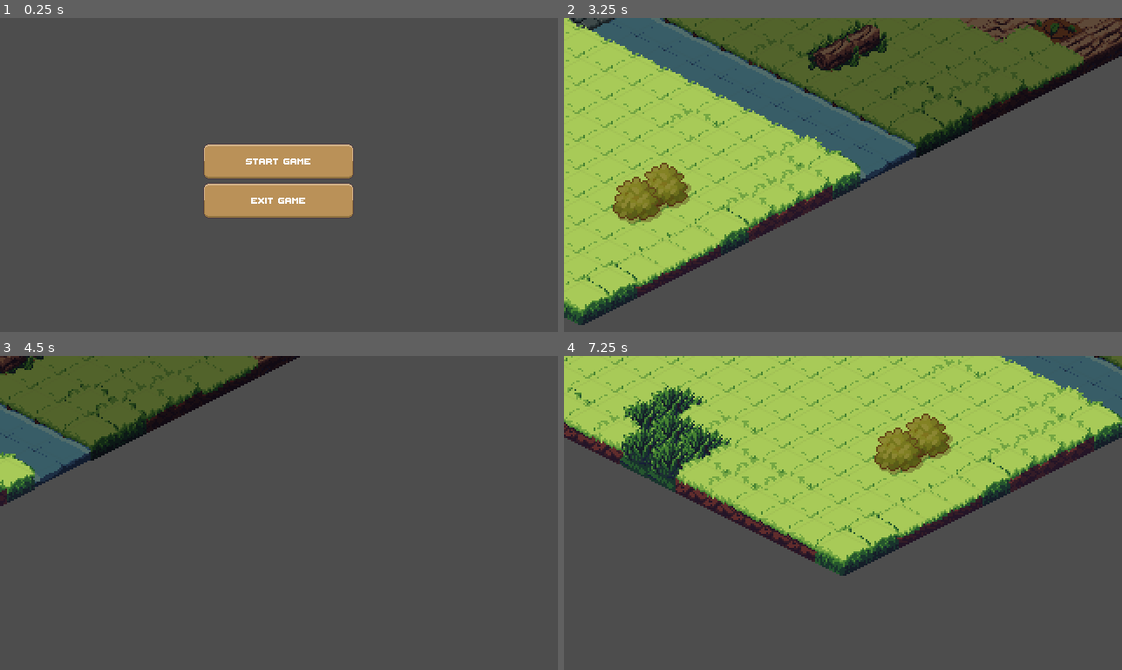
Above: before the commit, frames 1-4 (two rows, left to right).
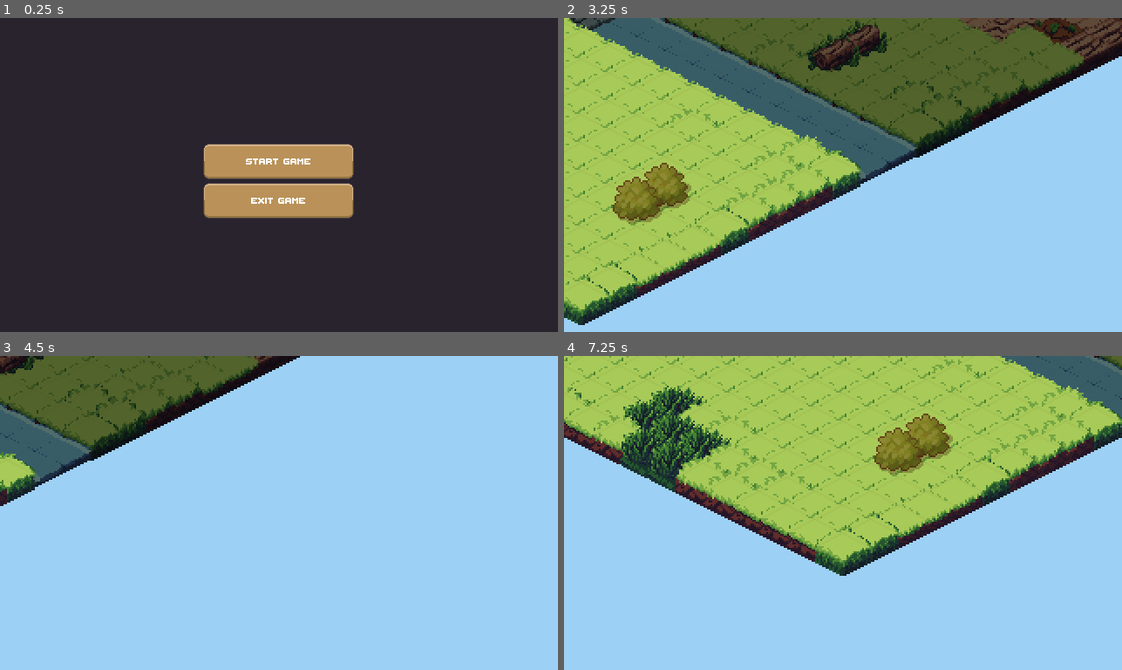
Above: after the commit, the same moments.

Repository: agh-cs-imbeciles/heralds-of-war
Game: Godot game, scene res://scenes/ui/menu/menu.tscn
Two runs of this game, one before a commit and one after it. Both use one fixed random seed, a clock stepped at 60 frames per second and the inputs below.
Inputs (mouse positions are in pixels of both pictures, inside the frame that each line leads up to):
- Up to frame 1 (0.25 s): no input
- Up to frame 2 (3.25 s): click "START GAME" at 0.5 s; click "Match 1" at 1.25 s; tap Enter at 2 s; move the mouse to (965, 159) at 2.02 s; hold Right 2.03-2.78 s; click (965, 159) at 2.17 s; move the mouse to (731, 190) at 2.77 s; hold Down from 2.78 s (still down)
- Up to frame 3 (4.5 s): move the mouse to (334, 443) at 3.52 s; release Down at 3.53 s; hold Right 3.53-4.28 s; move the mouse to (251, 575) at 4.27 s; hold Up from 4.28 s (still down); click (251, 575) at 4.42 s
- Up to frame 4 (7.25 s): move the mouse to (1010, 560) at 5.02 s; release Up at 5.03 s; hold Left 5.03-6.53 s; move the mouse to (675, 465) at 5.77 s; move the mouse to (870, 513) at 6.52 s; hold Down from 6.53 s (still down); click (870, 513) at 6.67 s

The runs differ from the first frame. In frame 1, 94% of the frame differs, in the area x 0-100%, y 0-100%; in frame 2, 44%; in frame 3, 87%; in frame 4, 52%.

Commit message:
Feat: Change background colour

Diff:
--- a/project.godot
+++ b/project.godot
@@ -43,3 +43,4 @@
 textures/canvas_textures/default_texture_filter=0
 renderer/rendering_method="gl_compatibility"
 renderer/rendering_method.mobile="gl_compatibility"
+environment/defaults/default_clear_color=Color(0.16272, 0.1368, 0.18, 1)
--- a/src/ui/game/match_ui.gd
+++ b/src/ui/game/match_ui.gd
@@ -1,4 +1,8 @@
+@tool
 class_name MatchUi extends Node
+
+@export var background_color: Color = Color(0.6144, 0.816, 0.96, 1)
+var __default_background_color: Color
 
 @onready var __match: Match = $".."
 @onready var __board_ui: BoardUi = $"BoardUi"
@@ -8,7 +12,15 @@
 
 
 func _ready() -> void:
-	__match.ready.connect(__on_match_ready)
+	__default_background_color = RenderingServer.get_default_clear_color()
+	RenderingServer.set_default_clear_color(background_color)
+
+	if not Engine.is_editor_hint():
+		__match.ready.connect(__on_match_ready)
+
+
+func _exit_tree() -> void:
+	RenderingServer.set_default_clear_color(__default_background_color)
 
 
 func __on_match_ready() -> void:
